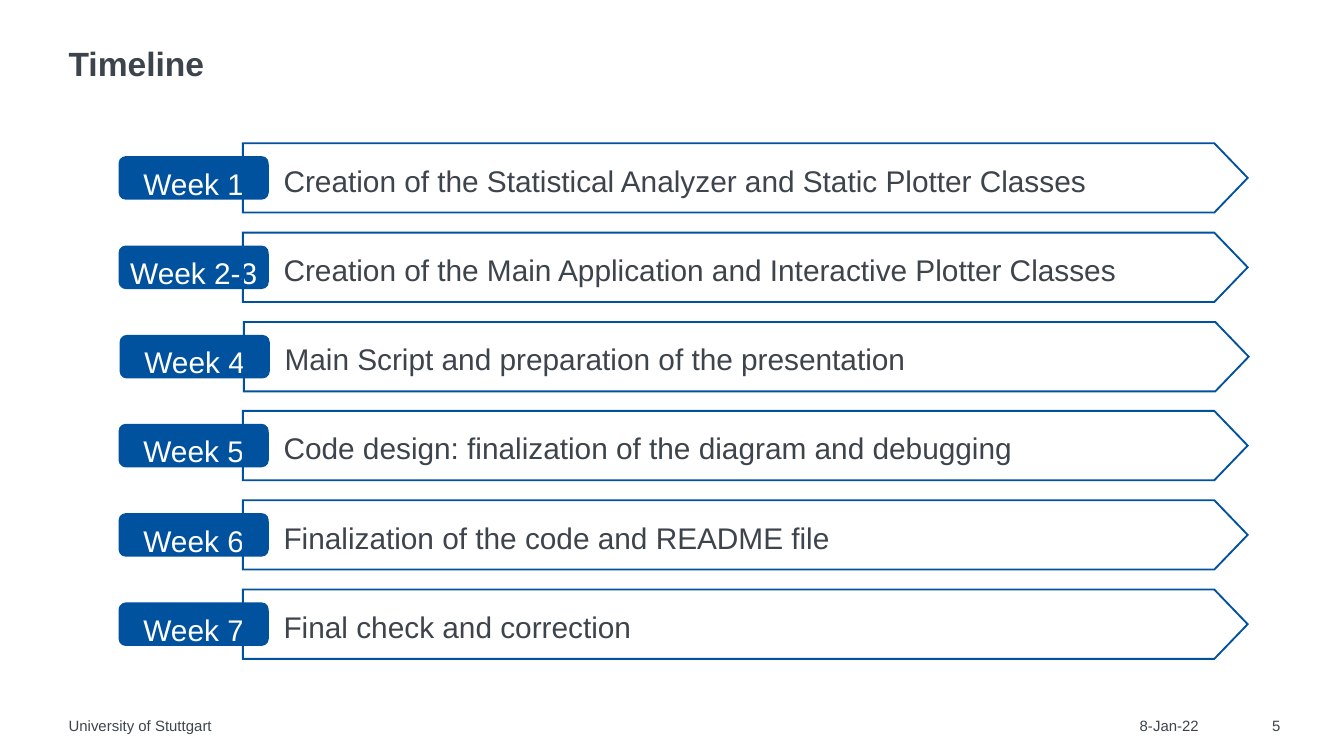
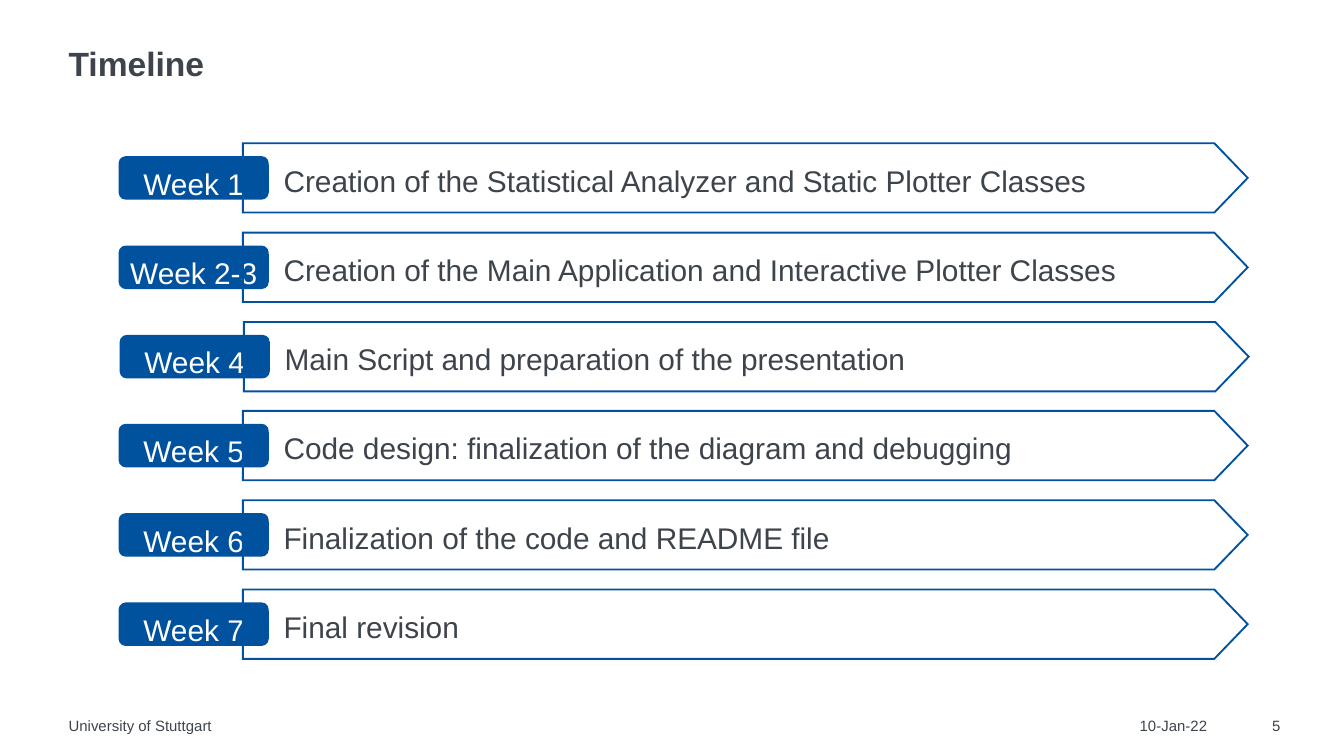
Before and after one commit to federicascolari8/PythonProject, a slide deck: slide 5 of First_Presentation.pptx. Drawn at 1344x756 pixels with LibreOffice and Linux fonts; fonts in the diff are those of the drawing. Boxes give left, top, right and bottom in pixels: in the first picture for what was removed or moved away, otherwise in the second. Text is boxed around its words. In the diff, an @@ line names an element or a change of style, - is before the commit and + after.

```diff
--- a/First_Presentation.pptx
+++ b/First_Presentation.pptx
@@ text at bbox=[284, 616, 459, 639]: text changed @@
-Final check and correction
+Final revision
@@ text at bbox=[1140, 720, 1207, 731]: text changed @@
-8-Jan-22
+10-Jan-22
```
Also in this commit, not shown: 4 other slides changed.
